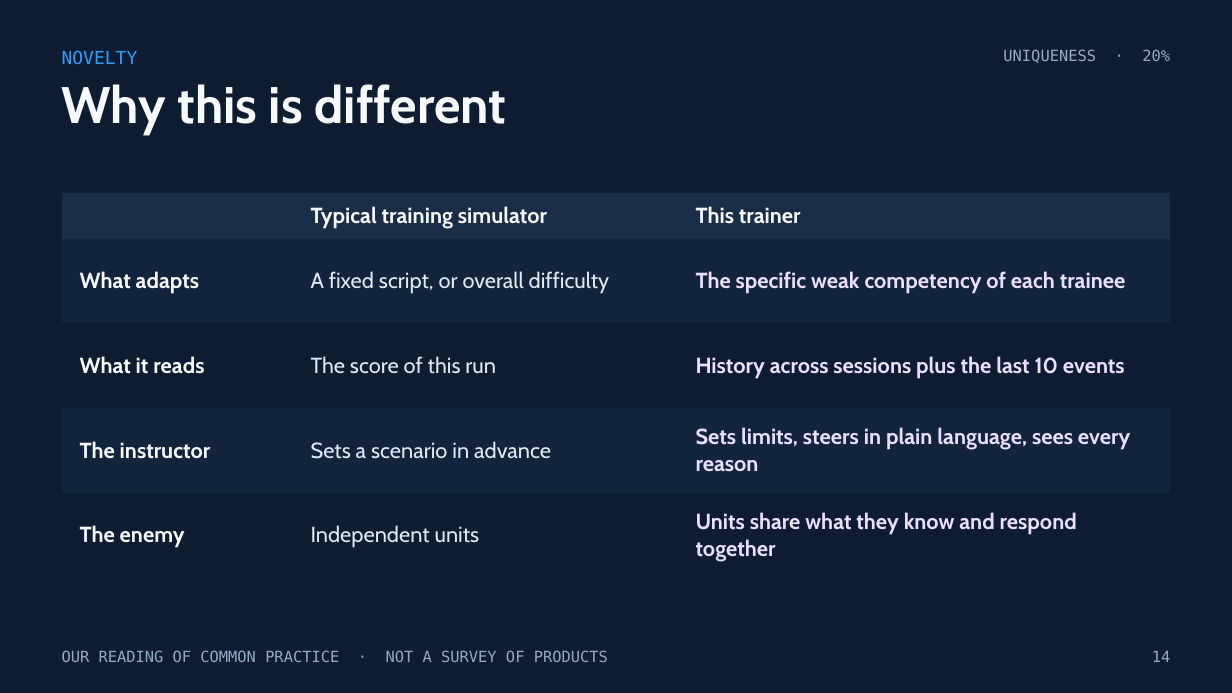
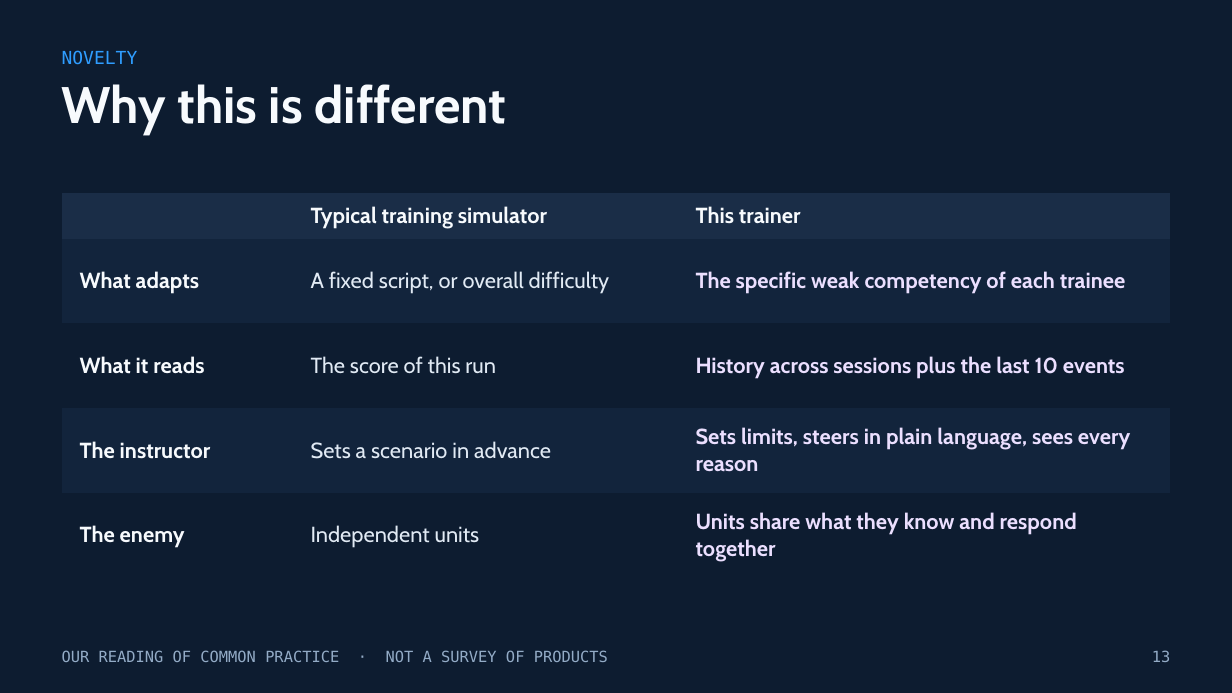
Before and after one commit to buttception/T-S_Hackathon26, a slide deck: slide 13 of cgf-demo/docs/pitch/Adaptive-CGF-Trainer.pptx (slide 14 before the commit). Drawn at 1232x693 pixels with LibreOffice and Linux fonts; fonts in the diff are those of the drawing. Boxes give left, top, right and bottom in pixels: in the first picture for what was removed or moved away, otherwise in the second. Text is boxed around its words. In the diff, an @@ line names an element or a change of style, - is before the commit and + after.

```diff
--- a/cgf-demo/docs/pitch/Adaptive-CGF-Trainer.pptx
+++ b/cgf-demo/docs/pitch/Adaptive-CGF-Trainer.pptx
@@ text removed at <box>1003,49,1170,63</box> @@
-UNIQUENESS · 20%
@@ text at <box>1152,650,1170,662</box>: text changed @@
-14
+13
```
Also in this commit, not shown: 13 other slides changed, 1 slide removed, 2 other files.
